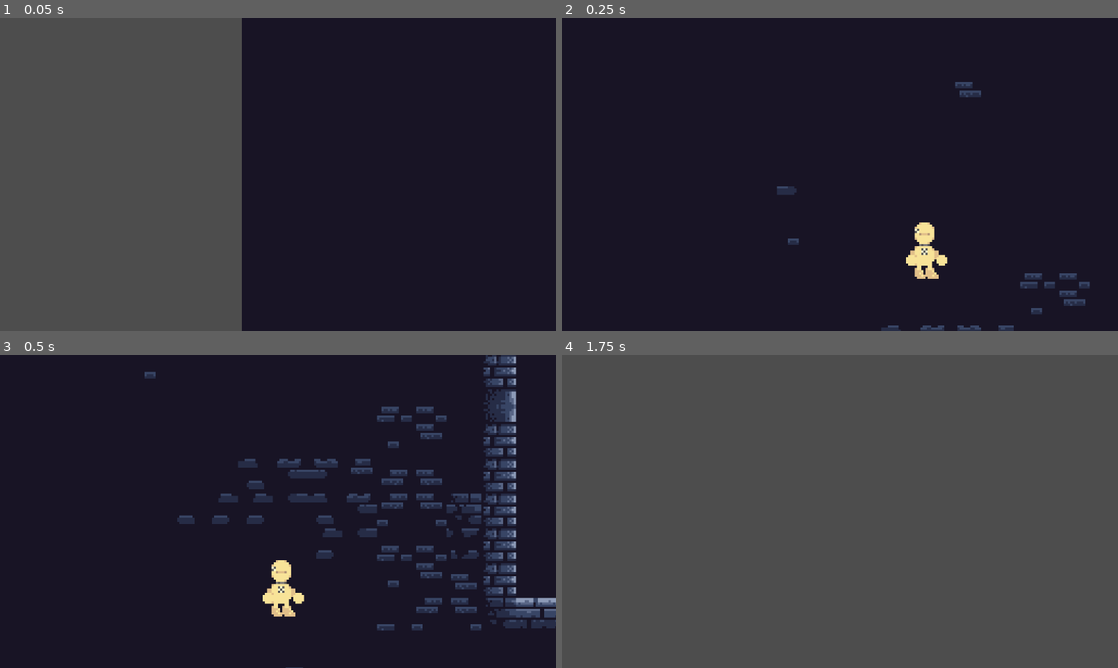
Above: before the commit, frames 1-4 (two rows, left to right).
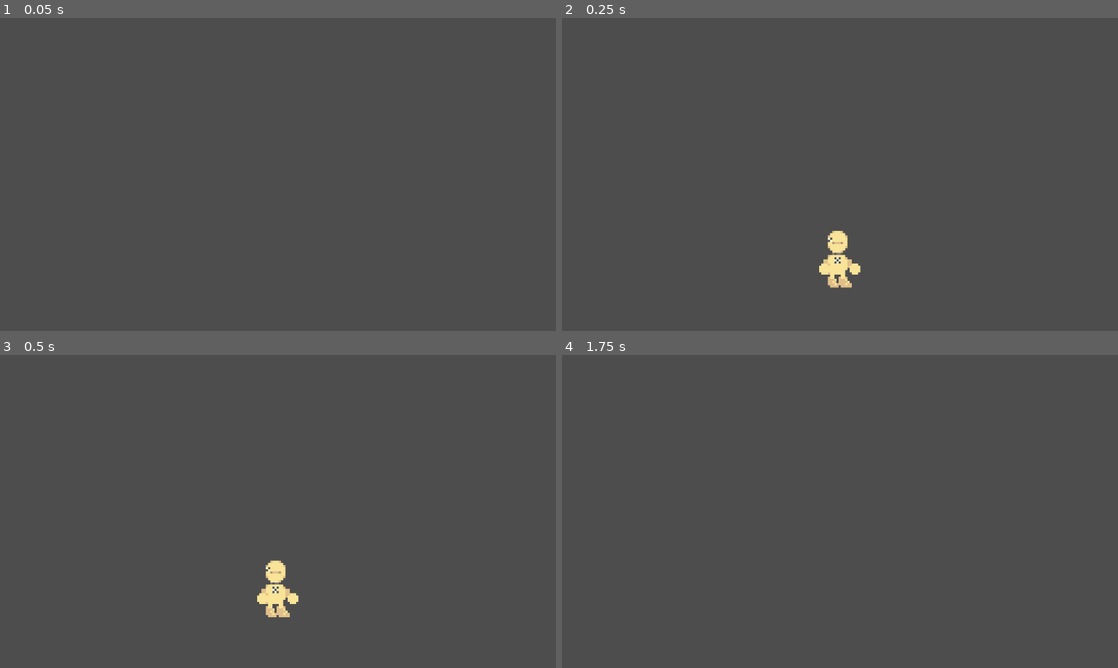
Above: after the commit, the same moments.

Repository: Splatube/EchoesOfSacrifice
Game: Godot game, scene res://Scenes/level.tscn
Same seed, same stepped clock (60 frames per second), same inputs: the game is played once before the commit and once after it.
Inputs:
- Up to frame 1 (0.05 s): no input
- Up to frame 2 (0.25 s): no input
- Up to frame 3 (0.5 s): no input
- Up to frame 4 (1.75 s): hold Space (Jump) 0.53-1.28 s; hold D (Right) from 0.53 s (still down); tap Shift (Dash) at 0.6, 1.55 s; tap Space (Jump) at 1.35, 1.52 s

The runs differ from the first frame. In frame 1, 56% of the frame differs, in the area x 43-100%, y 0-100%; in frame 2, 100%, in the area x 0-100%, y 0-100%; in frame 3, 97%; in frame 4, nothing differs.

Commit message:
jump+dash

Diff:
--- a/Scenes/level.tscn
+++ b/Scenes/level.tscn
@@ -9,7 +9,7 @@
 [node name="Map" parent="." instance=ExtResource("1_6phgx")]
 
 [node name="Player" parent="." instance=ExtResource("1_tumq0")]
-position = Vector2(616, 323)
+position = Vector2(0, 384)
 speed = 200
 
 [node name="Camera2D" type="Camera2D" parent="." node_paths=PackedStringArray("target")]
--- a/Scripts/player.gd
+++ b/Scripts/player.gd
@@ -1,16 +1,13 @@
 extends CharacterBody2D
 
+@export_category("Speed")
 @export var speed := 150
+@export var climb_speed := 100
 @export var jump_speed := 300
+var dash = 1
 
 # Get the gravity from the project settings so you can sync with rigid body nodes.
 var gravity = ProjectSettings.get_setting("physics/2d/default_gravity")
-
-func _process(delta):
-	if Input.is_action_just_pressed("Left"):
-		$Sprite.set_flip_h(true)
-	elif Input.is_action_just_pressed("Right"):
-		$Sprite.set_flip_h(false)
 
 func _physics_process(delta):
 	# Add the gravity.
@@ -20,8 +17,24 @@
 	if Input.is_action_just_pressed("Jump") and is_on_floor():
 		velocity.y = -jump_speed
 
-	# Get the input direction.
-	var direction = Input.get_axis("Left", "Right")
-	velocity.x = direction * speed
+	if Input.is_action_just_pressed("Dash"):
+		dash = 2
+		await get_tree().create_timer(0.25).timeout
+		dash = 1
+
+	if Input.is_action_pressed("Jump") and is_on_wall():
+		var direction = Input.get_axis("Up", "Down")
+		velocity.y = direction * climb_speed
+
+	else:
+		# Get the input direction.
+		var direction = Input.get_axis("Left", "Right")
+		velocity.x = direction * speed * dash
+
+		if Input.is_action_just_pressed("Left"):
+			$Sprite.set_flip_h(true)
+		elif Input.is_action_just_pressed("Right"):
+			$Sprite.set_flip_h(false)
+
 
 	move_and_slide()
--- a/project.godot
+++ b/project.godot
@@ -19,10 +19,9 @@
 
 window/size/viewport_width=1280
 window/size/viewport_height=720
-window/size/mode=3
+window/size/mode=2
 window/size/initial_position_type=3
 window/size/initial_screen=2
-window/size/borderless=true
 
 [input]
 
